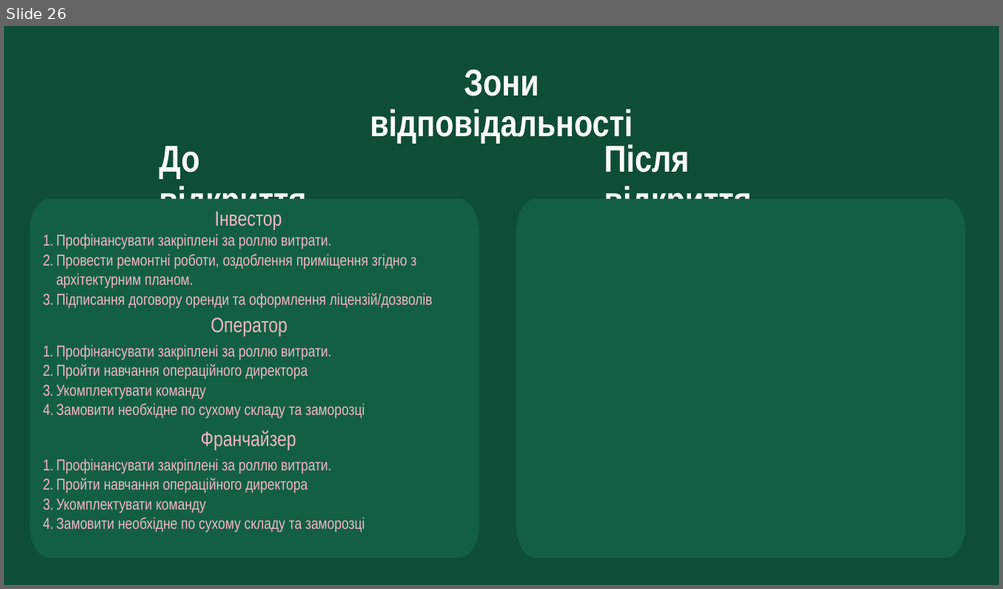
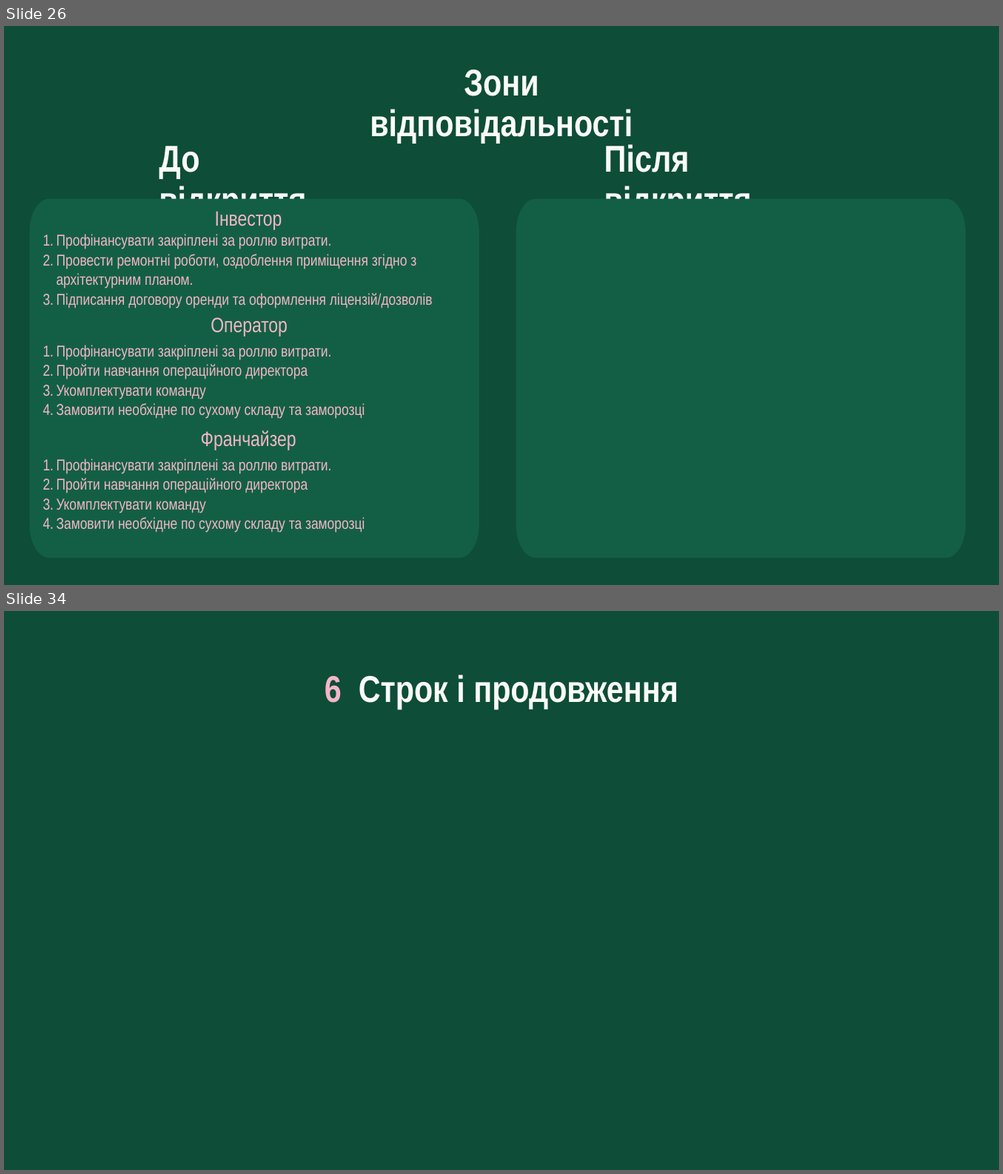
Before and after one commit to denfidiriv-cmyk/xcrypto, a slide deck: presentation_with_contract.pptx. Shown one above the other, each under a label of ours: slide 26 before the commit, slides 26 and 34 after it; the slides between them are not shown. The pictures are 1003x589 and 1003x1174 pixels, drawn with LibreOffice and Linux fonts; fonts in the diff are those of the drawing. Boxes give left, top, right and bottom in pixels: in the first picture for what was removed or moved away, otherwise in the second. Text is boxed around its words. In the diff, an @@ line names an element or a change of style, - is before the commit and + after.

```diff
--- a/presentation_with_contract.pptx
+++ b/presentation_with_contract.pptx
@@ slide 34 added at <box>4,611,999,1170</box>, background #0E4D38 @@
@@ text added at <box>324,675,677,709</box>, 54 pt, text #FBFBF8, bold @@
+6 Строк і продовження
```
Also in this commit, not shown: 2 slides changed, 7 other slides added, 3 slides removed.
